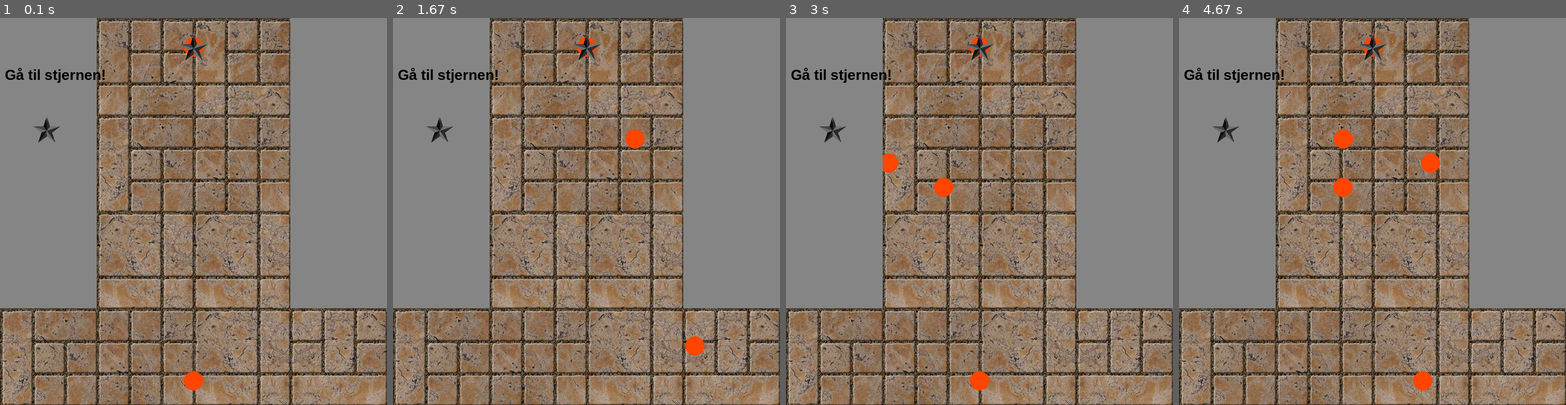
Above: before the commit, frames 1-4 (left to right).
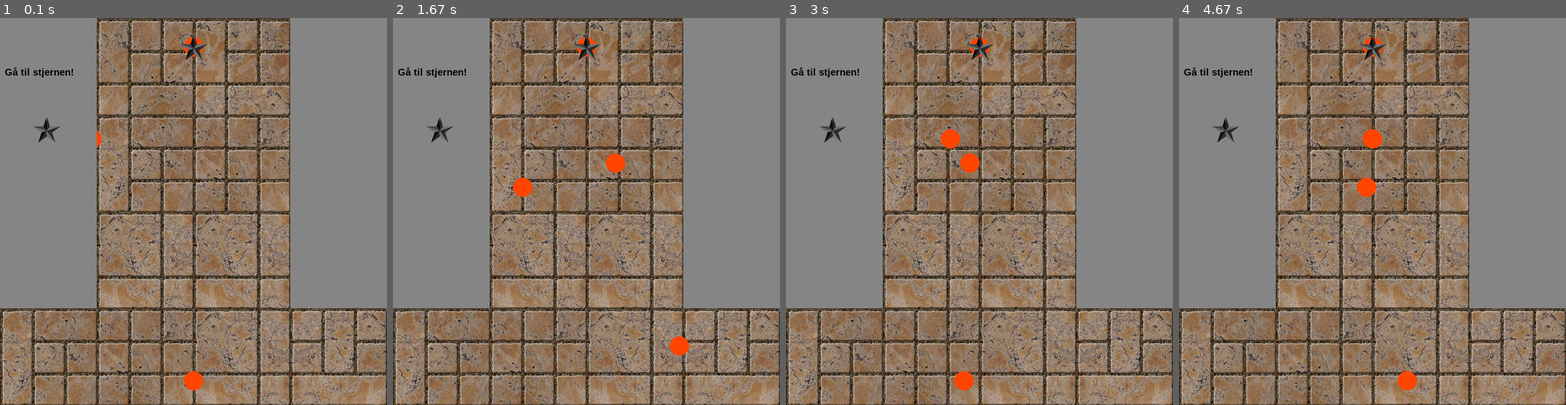
Above: after the commit, the same moments.

Repository: Kr1nsopongis/IT2
Game: pygame game, started from PYGAME copy/Pygame.py
Same seed, same stepped clock (60 frames per second), same inputs: the game is played once before the commit and once after it.
Inputs:
- Up to frame 1 (0.1 s): no input
- Up to frame 2 (1.67 s): hold Right 0.33-0.8 s; hold Up 0.83-1.13 s; hold Right 1.17-1.63 s
- Up to frame 3 (3 s): hold Left 1.67-2.2 s; hold Down 2.23-2.53 s; hold Left 2.57-2.97 s
- Up to frame 4 (4.67 s): hold Up 3-3.37 s; hold Right 3.4-4.03 s; hold Down 4.07-4.43 s; hold Left from 4.47 s (still down)

The runs differ from the first frame. In frame 1, 0.4% of the frame differs, in the area x 1-27%, y 12-34%; in frame 2, 1.3%; in frame 3, 1.5%; in frame 4, 1.7%, in the area x 1-68%, y 12-97%.

Commit message:
Får til versjonen med sprites litt bedre, men fortsattt ikke helt fullført

Diff:
--- a/PYGAME copy/Pygame.py
+++ b/PYGAME copy/Pygame.py
@@ -28,7 +28,7 @@
 levelGameOver = 0
 
 
-font = pygame.font.SysFont("Arial",30, bold = True)
+font = pygame.font.SysFont("Arial",20, bold = True)
 
 screen = pygame.display.set_mode((800, 800))
 
@@ -66,14 +66,36 @@
 
 
   def flytt(self, taster):
-    if taster[K_UP] and self.y > 0+self.radius/2:
-      self.y -= self.yFart
-    if taster[K_DOWN] and self.y < 800-self.radius/2:
-      self.y += self.yFart
-    if taster[K_LEFT] and self.x > 0+self.radius/2:
-      self.x -= self.xFart
-    if taster[K_RIGHT] and self.x < 800-self.radius/2:
-      self.x += self.xFart
+    if self.y > 200:
+      if taster[K_UP] and self.y > 0+self.radius/2:
+        self.y -= self.yFart
+      if taster[K_DOWN] and self.y < 800-self.radius/2:
+        self.y += self.yFart
+      if taster[K_LEFT] and self.x > 200+self.radius/2:
+        self.x -= self.xFart
+      if taster[K_RIGHT] and self.x < 600-self.radius/2:
+        self.x += self.xFart
+    elif self.y == 200 and self.x<200 or self.x>600:
+      # if taster[K_UP] and self.y > 0+self.radius/2:
+      #   self.y -= self.yFart
+      if taster[K_DOWN] and self.y < 800-self.radius/2:
+        self.y += self.yFart
+      if taster[K_LEFT] and self.x > 0+self.radius/2:
+        self.x -= self.xFart
+      if taster[K_RIGHT] and self.x < 800-self.radius/2:
+        self.x += self.xFart
+    else:
+      if taster[K_UP] and self.y > 0+self.radius/2:
+        self.y -= self.yFart
+      if taster[K_DOWN] and self.y < 800-self.radius/2:
+        self.y += self.yFart
+      if taster[K_LEFT] and self.x > 0+self.radius/2:
+        self.x -= self.xFart
+      if taster[K_RIGHT] and self.x < 800-self.radius/2:
+        self.x += self.xFart
+
+
+
 
 
 
@@ -112,9 +134,9 @@
 
 # Lager et Ball-objekt
 ball = Ball(400, 750, 4, 4 , 20, screen)
-ball2 = Ball2(100, 250, 4, 0, 20, screen)
-ball3 = Ball2(100, 300, 7, 0, 20, screen)
-ball4 = Ball2(100, 350, 6.3, 0, 20, screen)
+ball2 = Ball2(100, 250, 15, 0, 20, screen)
+ball3 = Ball2(100, 300, 10, 0, 20, screen)
+ball4 = Ball2(100, 350, 12, 0, 20, screen)
 mål = Ball2(400,60,0,0,20,screen)
 
 def brett1():
@@ -133,8 +155,6 @@
       elif avstand <= ball.radius+ballx.radius:
           ball.x = 400
           ball.y = 750
-
-
 
     finnAvstand(ball, ball2)
     finnAvstand(ball, ball3)
@@ -154,10 +174,7 @@
     ball4.tegn()
     mål.tegn()
 
-
-
     printBilde(stjerne,370,30)
-
 
     pygame.draw.rect(screen, (133,133,133), pygame.Rect(0, 0, 200, 600))
     pygame.draw.rect(screen, (133,133,133), pygame.Rect(600,0, 200, 600))
@@ -166,8 +183,6 @@
 
     if ball.x == 370 and ball.y == 30:
       pygame.quit()
-
-
 
 
 fortsett = True
@@ -183,8 +198,6 @@
     screen.fill(background)
     screen.blit(bakgrunn, (0,0))
 
-
-
     if levelGameOver == 0:
       brett1()
 
--- a/PYGAME/Pygame.py
+++ b/PYGAME/Pygame.py
@@ -26,6 +26,7 @@
 stjerne = pygame.transform.scale(stjerne, (60,60))
 
 
+
 font = pygame.font.SysFont("Arial",20, bold = True)
 
 screen = pygame.display.set_mode((800, 800))
@@ -37,6 +38,10 @@
 
 def printBilde(bilde,x,y):
    screen.blit(bilde,(x,y))
+
+def kollisjonsSkjekk(self):
+    if pygame.sprite.spritecollide(self,baller,True):
+      print("Hello")
 
 # def finnAvstand(ball, ball2):
 #   xAvstand2 = (ball.x - ball2.x)**2  # x-avstand i andre
@@ -66,31 +71,59 @@
 
   def tegn(self):
     """Metode for å tegne ballen"""
-    pygame.draw.rect(screen, (255, 69, 0), pygame.Rect(self.x,self.x,self.lengde,self.bredde))
-
-
+    pygame.draw.rect(screen, (255, 69, 0), pygame.Rect(self.x,self.y,self.lengde,self.lengde))
+
+
+
+  # def flytt(self, taster):
+  #   if taster[K_UP] and self.y > 0:
+  #     self.y -= self.yFart
+  #   if taster[K_DOWN] and self.y < 800:
+  #     self.y += self.yFart
+  #   if taster[K_LEFT] and self.x > 0:
+  #     self.x -= self.xFart
+  #   if taster[K_RIGHT] and self.x < 800:
+  #     self.x += self.xFart
 
   def flytt(self, taster):
-    if taster[K_UP] and self.y > 0:
-      self.y -= self.yFart
-    if taster[K_DOWN] and self.y < 800:
-      self.y += self.yFart
-    if taster[K_LEFT] and self.x > 0:
-      self.x -= self.xFart
-    if taster[K_RIGHT] and self.x < 800:
-      self.x += self.xFart
-
-  def kollisjonsSkjekk(self):
-    if pygame.sprite.spritecollide(self,baller,True):
-      print("Hello")
-      pygame.quit()
+    if self.y > 200:
+      if taster[K_UP] and self.y > 0:
+        self.y -= self.yFart
+      if taster[K_DOWN] and self.y < 800:
+        self.y += self.yFart
+      if taster[K_LEFT] and self.x > 200:
+        self.x -= self.xFart
+      if taster[K_RIGHT] and self.x < 600:
+        self.x += self.xFart
+    elif self.y == 200 and self.x<200 or self.x>600:
+      # if taster[K_UP] and self.y > 0+self.radius/2:
+      #   self.y -= self.yFart
+      if taster[K_DOWN] and self.y < 800:
+        self.y += self.yFart
+      if taster[K_LEFT] and self.x > 0:
+        self.x -= self.xFart
+      if taster[K_RIGHT] and self.x < 800:
+        self.x += self.xFart
+    else:
+      if taster[K_UP] and self.y > 0:
+        self.y -= self.yFart
+      if taster[K_DOWN] and self.y < 800:
+        self.y += self.yFart
+      if taster[K_LEFT] and self.x > 0:
+        self.x -= self.xFart
+      if taster[K_RIGHT] and self.x < 800:
+        self.x += self.xFart
+
+
+
+
 
 
 
 
 class Ball2(Ball,pygame.sprite.Sprite):
-  def __init__(self, x, y,lengde,bredde, xFart, yFart, vindusobjekt):
-    super().__init__(x, y, xFart, yFart,lengde,bredde, vindusobjekt)
+  def __init__(self, x, y,lengde,bredde, xFart, yFart,rect):
+    super().__init__(x, y, xFart, yFart,lengde,bredde,rect)
     pygame.sprite.Sprite.__init__(self)
     self.x = x
     self.y = y
@@ -98,16 +131,16 @@
     self.bredde = bredde
     self.xFart = xFart
     self.yFart = yFart
-    self.vindusobjekt = vindusobjekt
-
-
-  # def flytt(self):
-  #   if ((self.x - self.radius) <= 0) or ((self.x + self.radius) >= self.vindusobjekt.get_width()):
-  #     self.xFart = -self.xFart
-  #     print(self.xFart)
-
-  #   if ((self.y - self.radius) <= 0) or ((self.y + self.radius) >= self.vindusobjekt.get_height()):
-  #     self.yFart = -self.yFart
+    self.rect = pygame.Rect(self.x,self.y,10,10)
+
+
+  def flytt(self):
+    if self.x  <= 0 or self.x >= screen.get_width():
+      self.xFart = -self.xFart
+      print(self.xFart)
+
+    if self.y <= 0 or self.y>= screen.get_height():
+      self.yFart = -self.yFart
 
   def fart(self):
     self.x += self.xFart
@@ -117,10 +150,10 @@
 spiller = pygame.sprite.Group()
 
 # Lager et Ball-objekt
-ball = Ball(400, 750, 20, 20, 4, 4 , screen)
-ball2 = Ball2(100, 250, 20, 20, 0, 0, screen)
-ball3 = Ball2(100, 300,20, 20, 0, 0, screen)
-ball4 = Ball2(100, 350,20, 20, 0, 0, screen)
+ball = Ball(400, 750, 40, 40, 4, 4 ,screen)
+ball2 = Ball2(100, 250, 40, 40, 2, 0, screen)
+ball3 = Ball2(100, 300,40, 40, 4, 0, screen)
+ball4 = Ball2(100, 350,40, 40, 10, 0, screen)
 
 baller.add(ball2)
 baller.add(ball3)
@@ -135,16 +168,14 @@
       if event.type == pygame.QUIT:
         fortsett = False
 
+    stjerneBakgrunn = pygame.draw.rect(screen,(10,10,10),pygame.Rect(370,30,60,60))
+
+    if pygame.sprite.spritecollide(ball,baller,True):
+      fortsett = False
+
     for event in pygame.event.get():
         print(event)
 
-        if event.type == pygame.KEYDOWN:
-            if event.key == pygame.K_r:
-                background = RED
-                print(background)
-            elif event.key == pygame.K_g:
-                background = GREEN
-                print(background)
 
     screen.fill(background)
     screen.blit(bakgrunn, (0,0))
@@ -153,22 +184,20 @@
 
     trykkede_taster = pygame.key.get_pressed()
 
-
-
     ball.flytt(trykkede_taster)
     ball.tegn()
 
-    ball.kollisjonsSkjekk()
-
-
+    kollisjonsSkjekk(ball)
+
+    ball2.flytt()
     ball2.fart()
     ball2.tegn()
 
-
+    ball3.flytt()
     ball3.fart()
     ball3.tegn()
 
-
+    ball4.flytt()
     ball4.fart()
     ball4.tegn()
 
